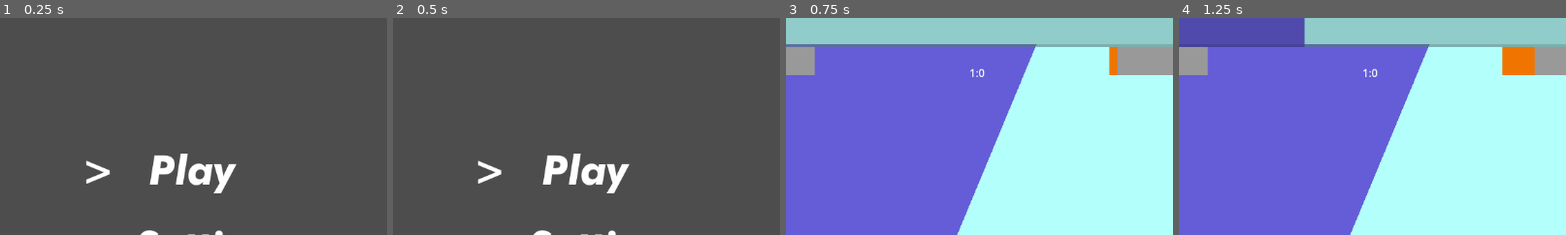
Above: before the commit, frames 1-4 (left to right).
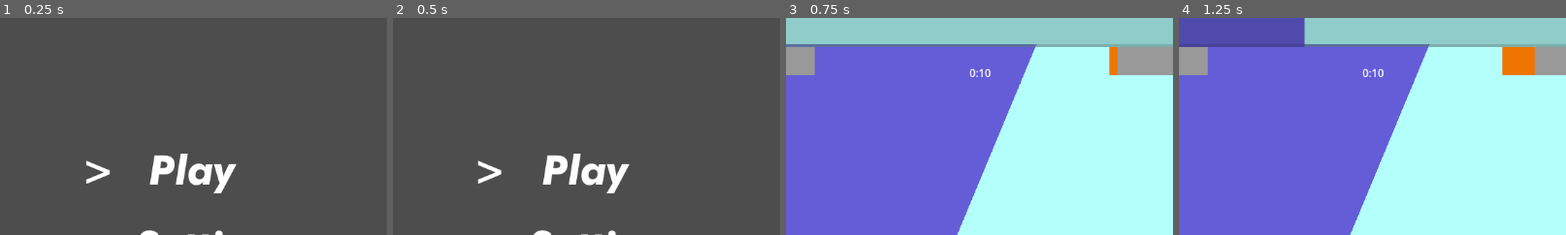
Above: after the commit, the same moments.

Repository: ProgrammingParadox/voronoi-game
Game: Godot game, scene res://scenes/home.tscn
Two runs of this game, one before a commit and one after it. Both use one fixed random seed, a clock stepped at 60 frames per second and the inputs below.
Inputs:
- Up to frame 1 (0.25 s): no input
- Up to frame 2 (0.5 s): no input
- Up to frame 3 (0.75 s): click "Play" at 0.5 s
- Up to frame 4 (1.25 s): no input
The pictures show only the part of the screen within x 27-77%, y 0-50%; the shares and areas given below are measured in that part.

Frames 1-2 are identical in both runs. In frame 3, 0.1% of the frame differs, in the area x 47-53%, y 23-28%; in frame 4, 0.1%.

Commit message:
countdown actually works

Diff:
--- a/scenes/match_timer.gd
+++ b/scenes/match_timer.gd
@@ -22,4 +22,7 @@
 	while seconds > 59:
 		seconds -= 60
 		minutes += 1
-	return str(int(minutes))+":"+str(int(seconds))
+	if seconds > 9:
+		return str(int(minutes))+":"+str(int(seconds))
+	else:
+		return str(int(minutes))+":0"+str(int(seconds))
--- a/scripts/Global.gd
+++ b/scripts/Global.gd
@@ -1,6 +1,6 @@
 extends Node;
 
-var game_time := 60
+var game_time := 10
 
 var paused = false
 
